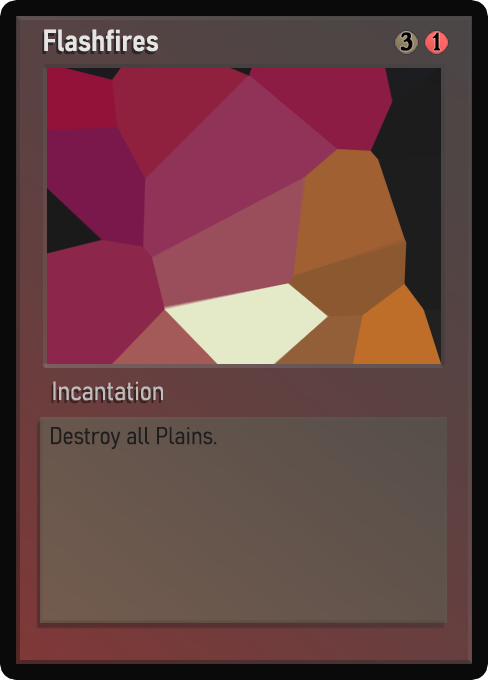
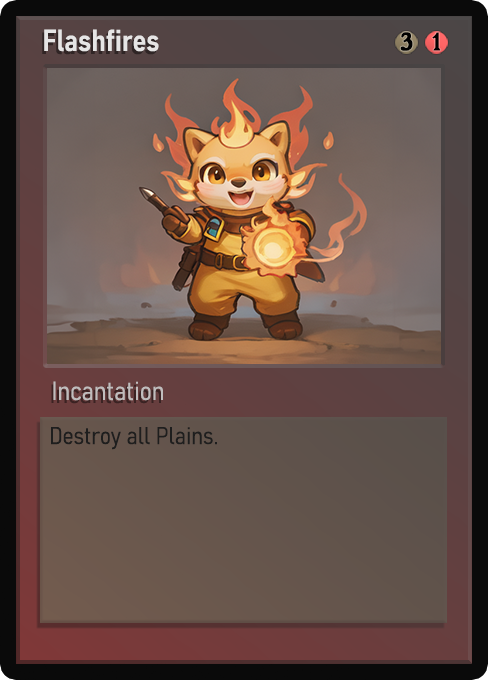
Layered file, before and after one edit (488 × 680). Changes by layer:
painted on "Name" over [67, 29, 159, 52]
painted on "Class" over [72, 386, 151, 401]
painted on "Desc_norm" over [59, 427, 217, 450]
painted on "Artwork" over [47, 68, 441, 364]
